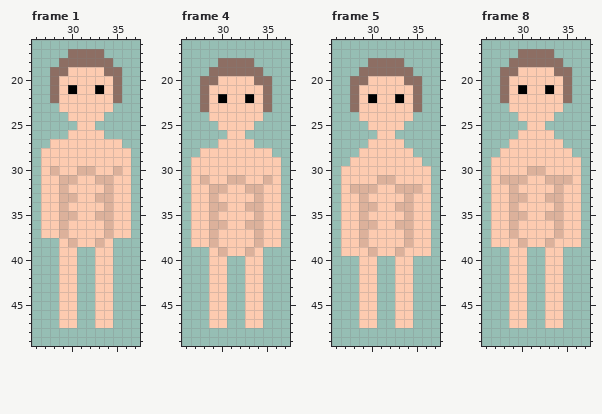
Edited in one commit: pixel-art file (The Fallen Guardian/Assets/Art/Characters/Player/Idle/Player_Idle_Down.aseprite). The picture above was drawn from the file before the commit.
64x64 pixels, 8 frames. Shown: frame 1: x 26..37, y 16..49; frame 4: x 26..37, y 16..49; frame 5: x 26..37, y 16..49; frame 8: x 26..37, y 16..49. The commit also changed other frames, which this record leaves out.
New version:
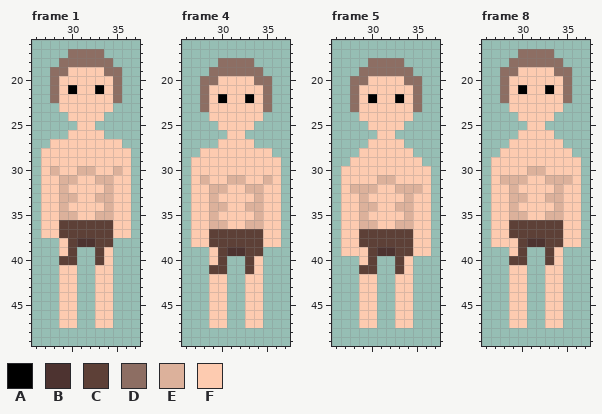
Palette (. is transparent): A #000000  B #4d3330  C #5d4037  D #8d6e63  E #dcb19b  F #fdcbb0
From old to new:
layer "Legs/Tattered" now shown
Frame 1, layer "Legs/Tattered":
The author changed colour F to colour B in row 38 at x 31 to 32.
The author changed colour E to colour C in rows 36 to 37 at x 29 and 34; in row 38 at x 30 and 33.
The author changed colour F to colour C in rows 36 to 37 at x 30 to 33; in row 38 at x 34; in row 39 at x 30 and 33; in row 40 at x 29 to 30 and 33.
Frame 4, layer "Legs/Tattered":
The author changed colour F to colour B in row 39 at x 31 to 32.
The author changed colour E to colour C in rows 37 to 38 at x 29 and 34; in row 39 at x 30 and 33.
The author changed colour F to colour C in rows 37 to 38 at x 30 to 33; in row 39 at x 34; in row 40 at x 30 and 33; in row 41 at x 29 to 30 and 33.
Frame 5, layer "Legs/Tattered": the same change as frame 4
Frame 8, layer "Legs/Tattered": the same change as frame 1
Pixel boxes of the changes (left, top, right, bottom) in both pictures:
changed: (59, 220, 113, 265)
changed: (209, 229, 263, 274)
changed: (359, 229, 413, 274)
changed: (509, 220, 563, 265)
